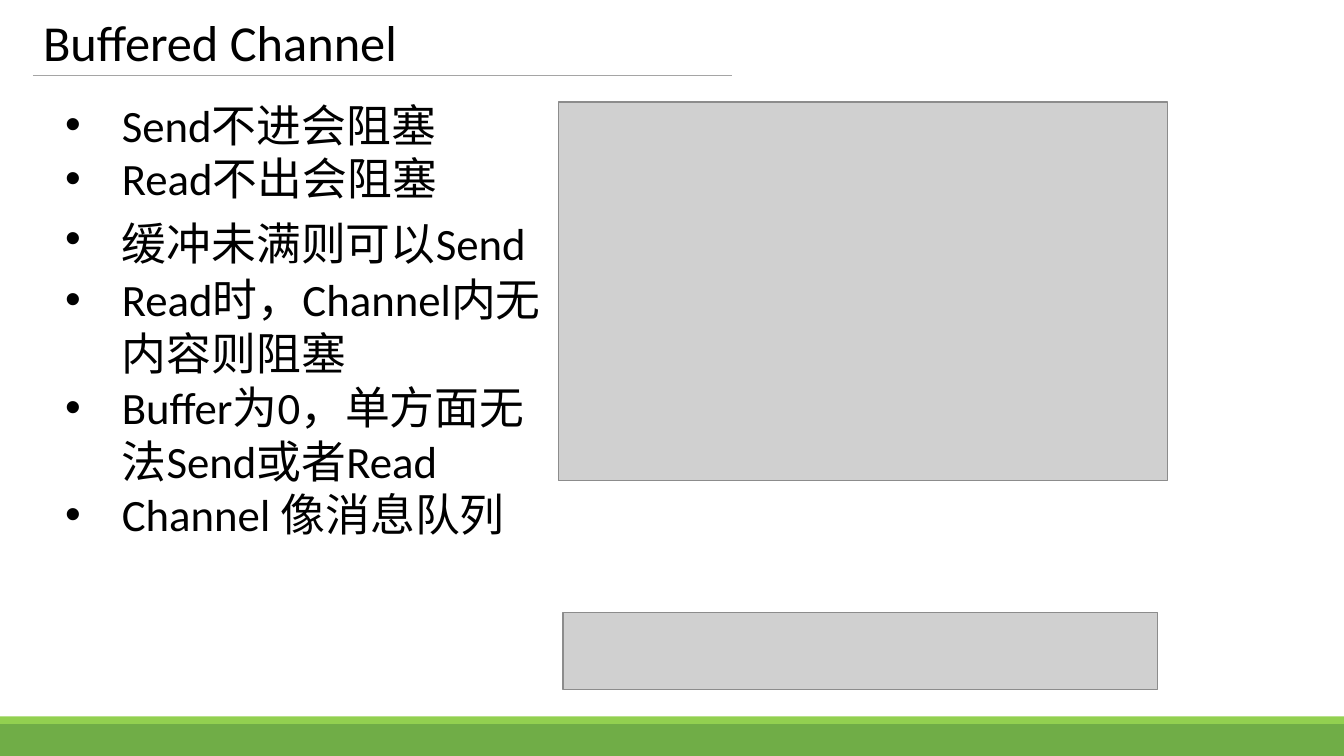
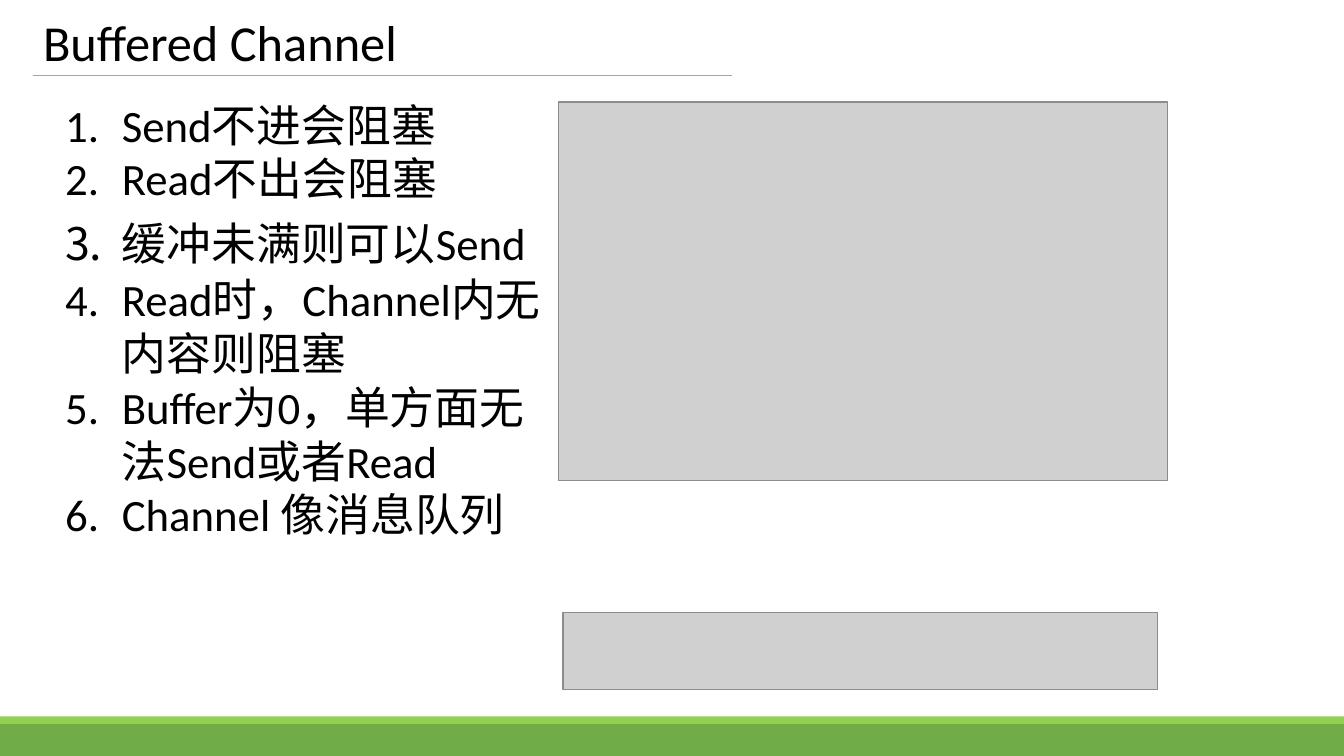
Before and after one commit to zhengbr2/sharing, a slide deck: slide 10 of GolangConcurency.pptx. Drawn at 1344x756 pixels with LibreOffice and Linux fonts; fonts in the diff are those of the drawing; grey boxes stand for pictures. Boxes give left, top, right and bottom in pixels: in the first picture for what was removed or moved away, otherwise in the second. Text is boxed around its words. In the diff, an @@ line names an element or a change of style, - is before the commit and + after.

```diff
--- a/GolangConcurency.pptx
+++ b/GolangConcurency.pptx
@@ text "Send不进会阻塞" at <box>122,104,541,535</box>: bullet • to 1. @@
```
Also in this commit, not shown: 6 other slides changed.
